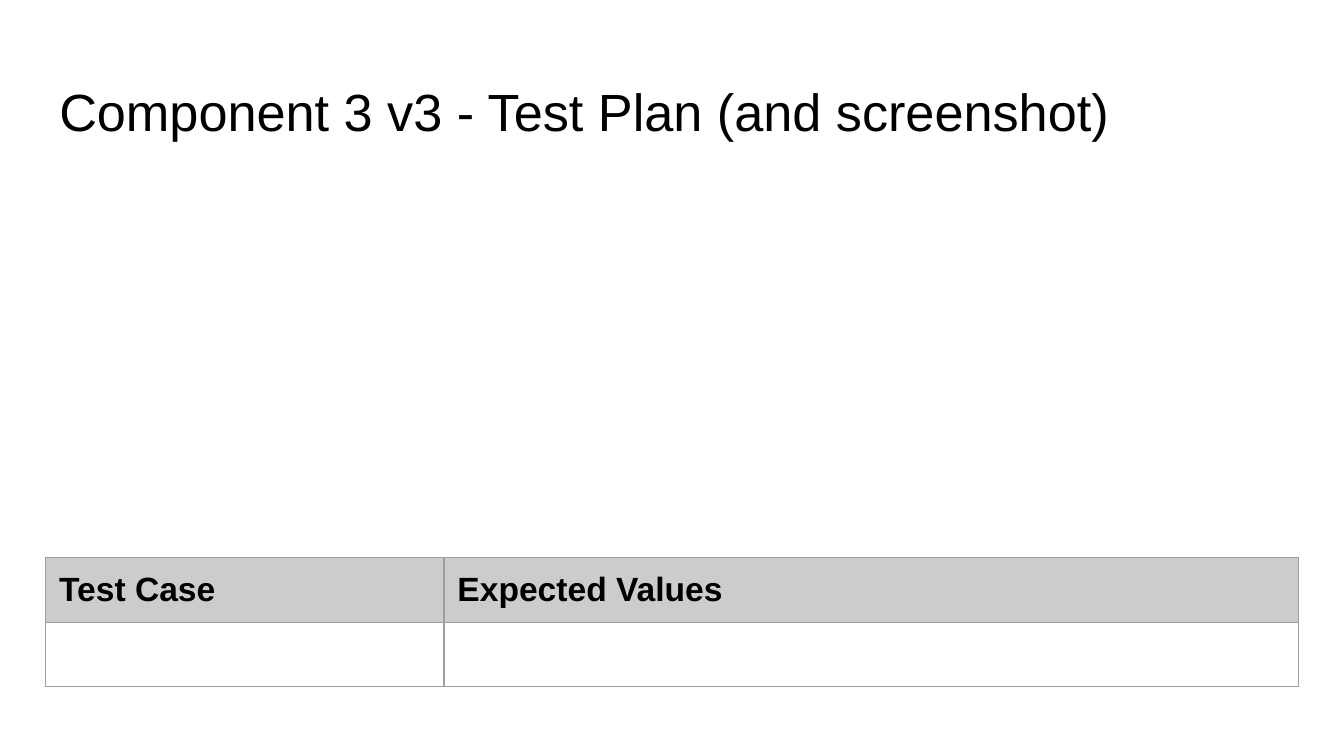
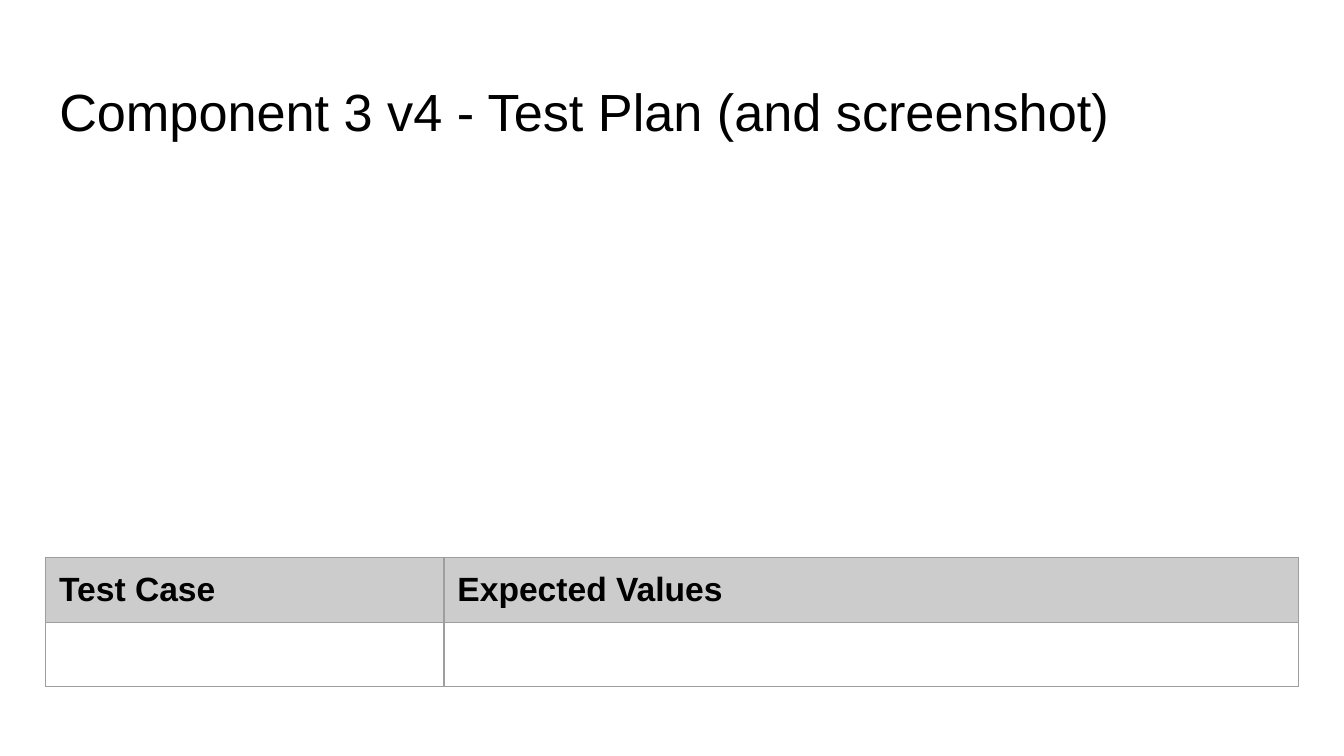
Before and after one commit to KaitlinEus/Pizza_bot, a slide deck: slide 21 of Python.pptx (slide 18 before the commit). Drawn at 1344x756 pixels with LibreOffice and Linux fonts; fonts in the diff are those of the drawing. Boxes give left, top, right and bottom in pixels: in the first picture for what was removed or moved away, otherwise in the second. Text is boxed around its words. In the diff, an @@ line names an element or a change of style, - is before the commit and + after.

```diff
--- a/Python.pptx
+++ b/Python.pptx
@@ title at (59, 93, 1109, 141): text changed @@
-Component 3 v3 - Test Plan (and screenshot)
+Component 3 v4 - Test Plan (and screenshot)
```
Also in this commit, not shown: 1 other slide changed, 3 slides added, 3 other files.
